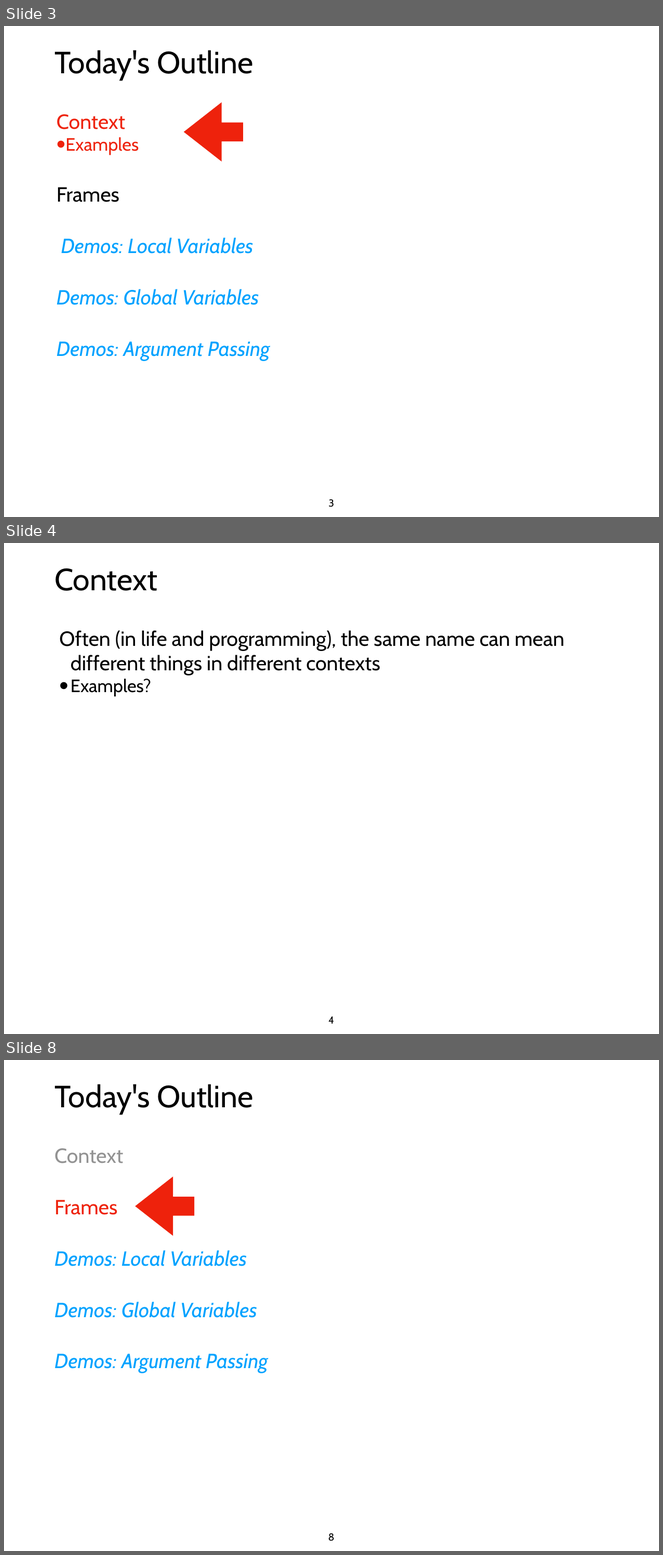
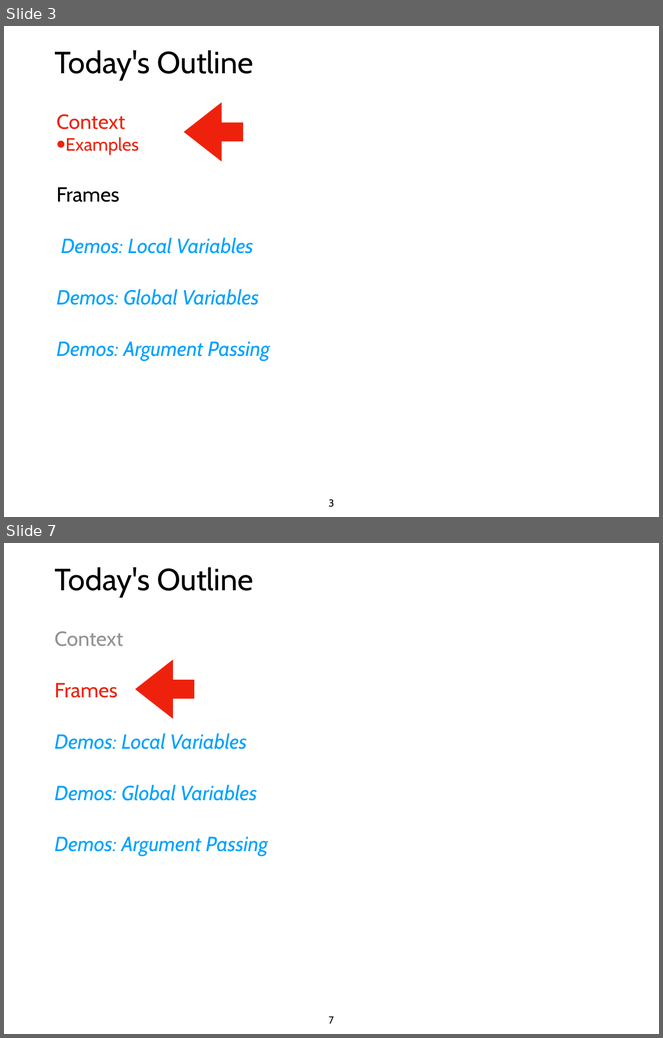
Before and after one commit to tylerharter/caraza-harter-com, a slide deck: tyler/meena/cs220/f20/materials/lec_07_F20.ppt. Shown one above the other, each under a label of ours: slides 3, 4 and 8 before the commit, slides 3 and 7 after it; the slides between them are not shown. The pictures are 663x1555 and 663x1038 pixels, drawn with LibreOffice and Linux fonts; fonts in the diff are those of the drawing. Boxes give left, top, right and bottom in pixels: in the first picture for what was removed or moved away, otherwise in the second. Text is boxed around its words. In the diff, an @@ line names an element or a change of style, - is before the commit and + after.

```diff
--- a/tyler/meena/cs220/f20/materials/lec_07_F20.ppt
+++ b/tyler/meena/cs220/f20/materials/lec_07_F20.ppt
@@ slide 4 removed at bbox=[4, 543, 659, 1034], background #FFFFFF @@
@@ title removed at bbox=[54, 568, 157, 591] @@
-Context
@@ text removed at bbox=[59, 630, 565, 696] @@
-Often (in life and programming), the same name can mean different things in different contexts
-• Examples?
@@ page number removed at bbox=[328, 1017, 334, 1024] @@
-4
@@ what was slide 8 is now slide 7 @@
@@ page number at bbox=[329, 1017, 334, 1024]: text changed @@
-8
+7
```
Also in this commit, not shown: 14 slides changed, 1 other file.
